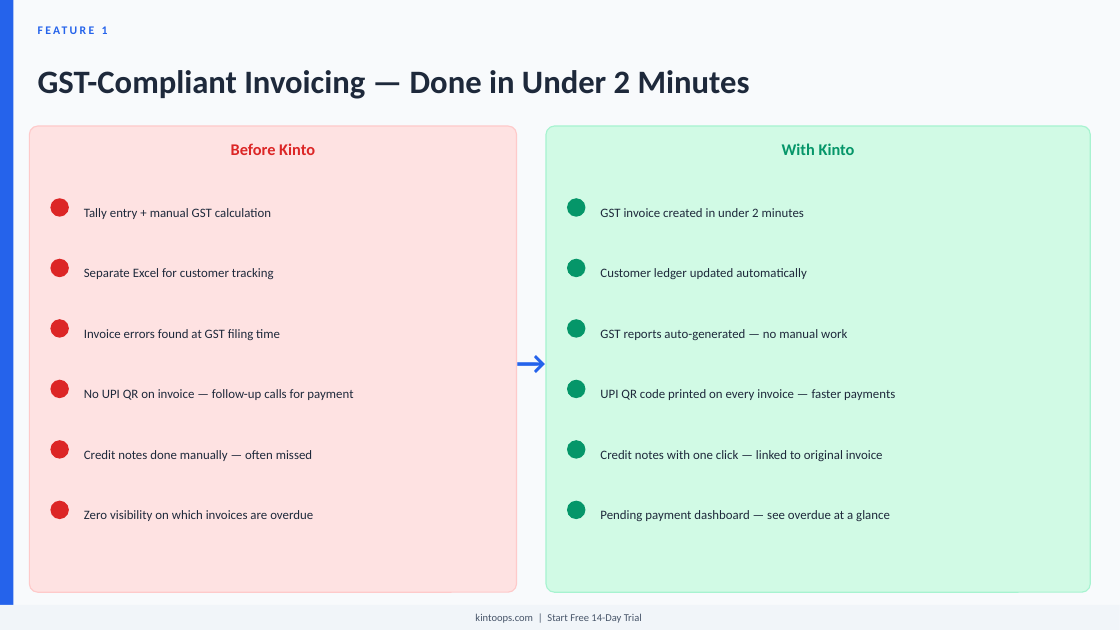
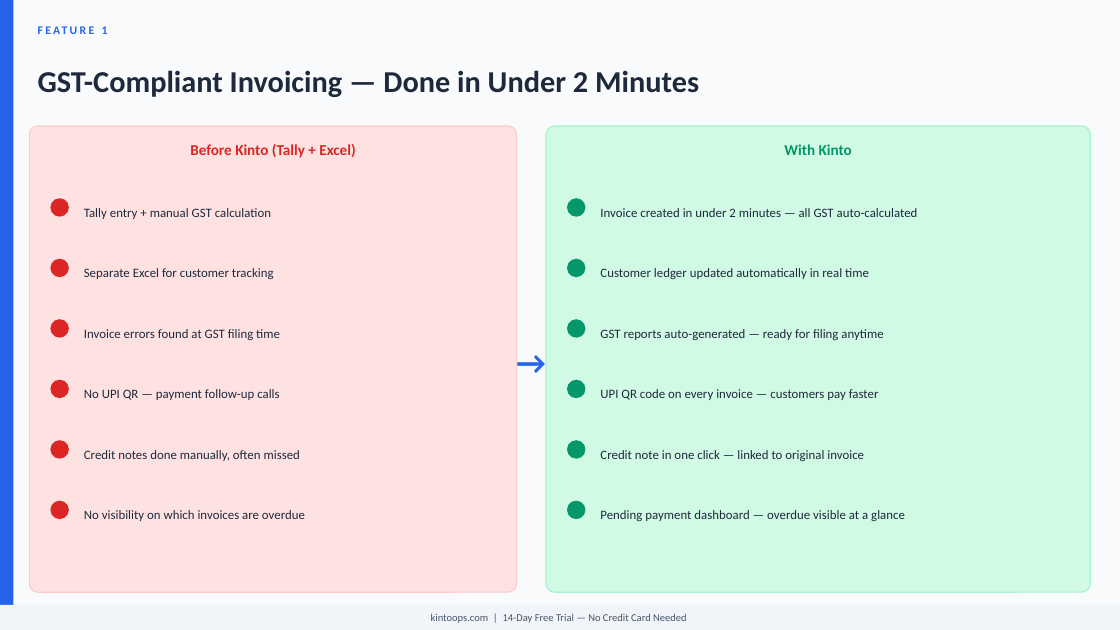
Before and after one commit to prasanth198307/kinto-qa-system, a slide deck: slide 6 of Kinto_Customer_Presentation.pptx (slide 4 before the commit). Drawn at 1120x630 pixels with LibreOffice and Linux fonts; fonts in the diff are those of the drawing. Boxes give left, top, right and bottom in pixels: in the first picture for what was removed or moved away, otherwise in the second. Text is boxed around its words. In the diff, an @@ line names an element or a change of style, - is before the commit and + after.

```diff
--- a/Kinto_Customer_Presentation.pptx
+++ b/Kinto_Customer_Presentation.pptx
@@ text "GST-Compliant Invoicing — Done in ..." at (x1=38, y1=70, x2=699, y2=97): size 28 to 26 pt @@
@@ text at (x1=190, y1=144, x2=355, y2=158): text changed; size 14 to 13 pt @@
-Before Kinto
+Before Kinto (Tally + Excel)
@@ text "With Kinto" at (x1=784, y1=144, x2=852, y2=155): size 14 to 13 pt @@
@@ text at (x1=600, y1=208, x2=918, y2=217): text changed @@
-GST invoice created in under 2 minutes
+Invoice created in under 2 minutes — all GST auto-calculated
@@ text at (x1=600, y1=268, x2=869, y2=279): text changed @@
-Customer ledger updated automatically
+Customer ledger updated automatically in real time
@@ text at (x1=600, y1=329, x2=883, y2=340): text changed @@
-GST reports auto-generated — no manual work
+GST reports auto-generated — ready for filing anytime
@@ text at (x1=84, y1=389, x2=279, y2=400): text changed @@
-No UPI QR on invoice — follow-up calls for payment
+No UPI QR — payment follow-up calls
@@ text at (x1=600, y1=389, x2=879, y2=400): text changed @@
-UPI QR code printed on every invoice — faster payments
+UPI QR code on every invoice — customers pay faster
@@ text at (x1=84, y1=450, x2=300, y2=461): text changed @@
-Credit notes done manually — often missed
+Credit notes done manually, often missed
@@ text at (x1=600, y1=450, x2=864, y2=461): text changed @@
-Credit notes with one click — linked to original invoice
+Credit note in one click — linked to original invoice
@@ text at (x1=84, y1=510, x2=305, y2=521): text changed @@
-Zero visibility on which invoices are overdue
+No visibility on which invoices are overdue
@@ text at (x1=600, y1=510, x2=905, y2=521): text changed @@
-Pending payment dashboard — see overdue at a glance
+Pending payment dashboard — overdue visible at a glance
@@ text at (x1=431, y1=613, x2=687, y2=623): text changed @@
-kintoops.com | Start Free 14-Day Trial
+kintoops.com | 14-Day Free Trial — No Credit Card Needed
```
Also in this commit, not shown: 9 other slides changed, 2 slides added, 2 slides removed, 1 other file.
